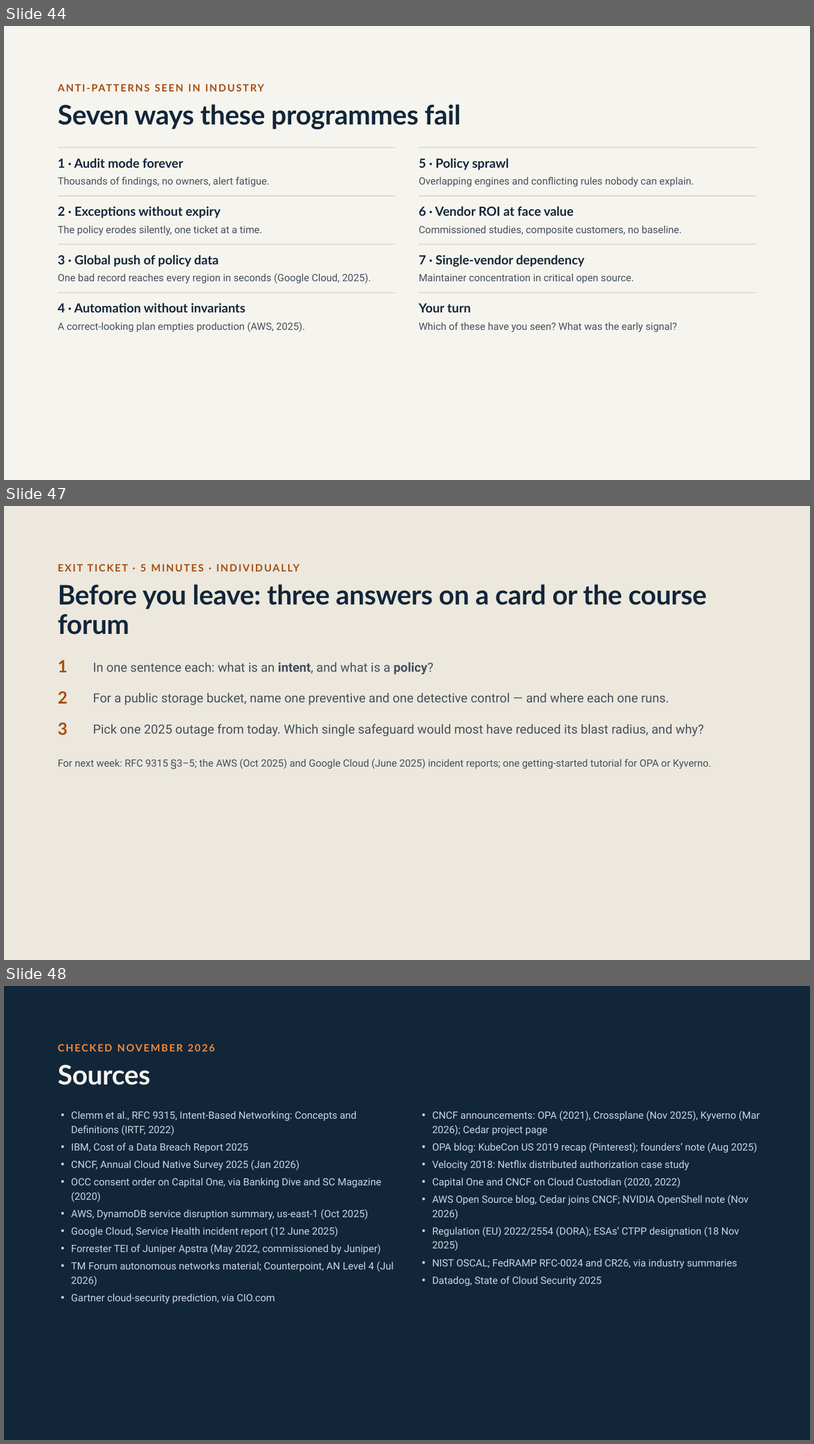
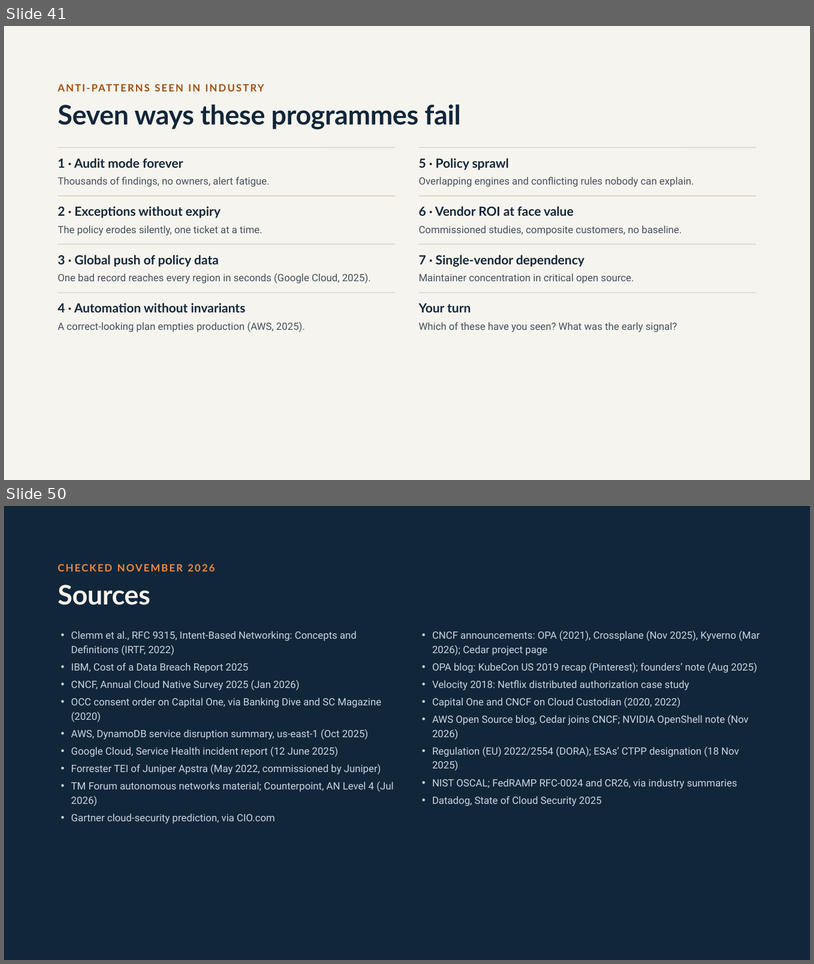
Before and after one commit to SannioEvolution/Material, a slide deck: 22 - Intent-Based Cloud Orchestration & Policy-as-Code for Compliance.pptx. Shown one above the other, each under a label of ours: slides 44, 47 and 48 before the commit, slides 41 and 50 after it; the slides between them are not shown. The pictures are 814x1444 and 814x964 pixels, drawn with LibreOffice and Linux fonts; fonts in the diff are those of the drawing. Boxes give left, top, right and bottom in pixels: in the first picture for what was removed or moved away, otherwise in the second. Text is boxed around its words. In the diff, an @@ line names an element or a change of style, - is before the commit and + after.

```diff
--- a/22 - Intent-Based Cloud Orchestration & Policy-as-Code for Compliance.pptx
+++ b/22 - Intent-Based Cloud Orchestration & Policy-as-Code for Compliance.pptx
@@ slide 47 removed at box(4, 506, 810, 960), background #ECE8DD @@
@@ text removed at box(140, 564, 146, 571) @@
-EXIT TICKET · 5 MINUTES · INDIVIDUALLY
@@ title removed at box(58, 584, 707, 634) @@
-Before you leave: three answers on a card or the course forum
@@ text removed at box(58, 660, 68, 672) @@
-1
@@ text removed at box(93, 662, 434, 675) @@
-In one sentence each: what is an intent, and what is a policy?
@@ text removed at box(58, 691, 68, 703) @@
-2
@@ text removed at box(93, 693, 669, 705) @@
-For a public storage bucket, name one preventive and one detective control — and where each one runs.
@@ text removed at box(58, 722, 68, 735) @@
-3
@@ text removed at box(93, 724, 704, 736) @@
-Pick one 2025 outage from today. Which single safeguard would most have reduced its blast radius, and why?
@@ text removed at box(58, 759, 711, 769) @@
-For next week: RFC 9315 §3–5; the AWS (Oct 2025) and Google Cloud (June 2025) incident reports; one getting-started tutorial for OPA or Kyverno.
@@ what was slide 44 is now slide 41 @@
@@ what was slide 48 is now slide 50 @@
```
Also in this commit, not shown: 9 slides changed, 6 slides added, 3 other slides removed, 1 other file.
